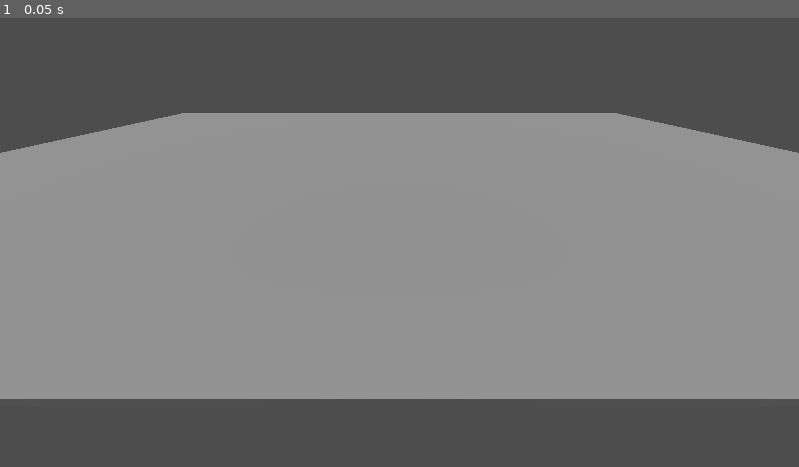
Above: before the commit, frame 1.
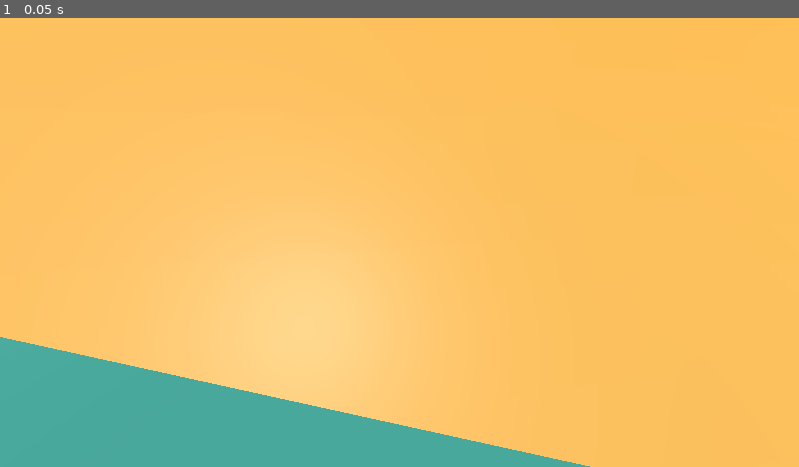
Above: after the commit, the same moment.

Repository: jacmba/raft-or-die
Game: Godot game, scene res://scenes/island_level.tscn
Same seed, same stepped clock (60 frames per second), same inputs: the game is played once before the commit and once after it.
Inputs:
- Up to frame 1 (0.05 s): no input

The runs differ from the first frame. In frame 1, 100% of the frame differs, in the area x 0-100%, y 0-100%.

Commit message:
Island model

Diff:
--- a/scenes/island_level.tscn
+++ b/scenes/island_level.tscn
@@ -1,15 +1,23 @@
-[gd_scene load_steps=2 format=3 uid="uid://unuowidn88yp"]
+[gd_scene load_steps=4 format=3 uid="uid://unuowidn88yp"]
 
 [ext_resource type="Script" path="res://scripts/game.gd" id="1_n7ulm"]
+[ext_resource type="PackedScene" uid="uid://dt718wv8odylo" path="res://models/island.glb" id="2_fhvii"]
+
+[sub_resource type="StandardMaterial3D" id="StandardMaterial3D_hdenp"]
+albedo_color = Color(0.262745, 0.658824, 0.607843, 1)
 
 [node name="IslandLevel" type="Node3D"]
 script = ExtResource("1_n7ulm")
 
 [node name="Sea" type="CSGBox3D" parent="."]
-size = Vector3(29.3375, 0.12797, 20.0659)
+size = Vector3(500, 0.128, 500)
+material = SubResource("StandardMaterial3D_hdenp")
 
 [node name="Camera3D" type="Camera3D" parent="."]
 transform = Transform3D(1, 0, 0, 0, 0.856258, 0.516548, 0, -0.516548, 0.856258, 0, 2.79824, 11.6609)
 
 [node name="Sun" type="DirectionalLight3D" parent="."]
 transform = Transform3D(1, 0, 0, 0, 0.258819, 0.965926, 0, -0.965926, 0.258819, 0, 4, 0)
+
+[node name="island" parent="." instance=ExtResource("2_fhvii")]
+transform = Transform3D(1, 0, 0, 0, 1, 0, 0, 0, 1, 0, -4.65859, 0)
Binary file added: models/island.glb
Not shown, added: models/island.glb.import
Binary file added: models/island_island.png
Not shown, added: models/island_island.png.import
Binary file added: textures/island.png
Not shown, added: textures/island.png.import
Not shown, added: models/island.blend
Not shown, added: models/island.blend1
